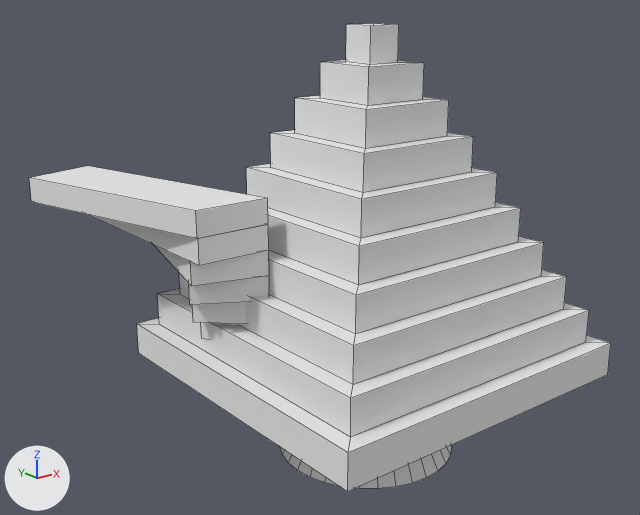
An edit to the OBJ model app/content/primitives/pyramid.obj, drawn before and after from the same camera.
Before and after are seen from a 50 mm camera at (-9.33, -10.38, 6.25) aimed at (-0.55, 0.59, 1.86). The lights are fixed; the arrows at lower left show +X, +Y and +Z. Mesh edges are drawn as thin lines. Where no turn or scale is listed for an object, it has been applied to the vertices.

Names of what the first picture shows: 'Cone.001', 'Cube.001_Cube.002', 'Pyramid.001'.
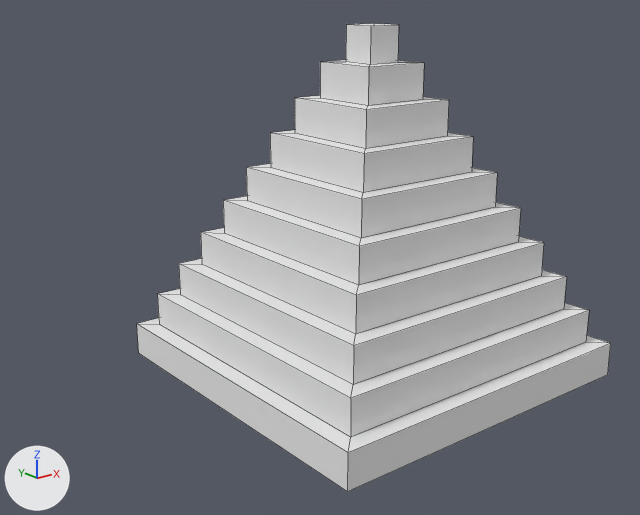
Changed parts and their boxes [x1, y1, x2, y2] in the pictures (640 x 515 px):
'Cube.001_Cube.002', deleted: before [29, 166, 269, 339]
'Cone.001', deleted: before [280, 445, 451, 489]

Edits to the bpy script that builds the scene:
```text
Remove ob_cone_001:
    ob_cone_001 = bpy.data.objects.new('Cone.001', me_cone_001)
    ob_cone_001.location = (0.0, 0.0, 0.0)
Remove ob_cube_001_cube_002:
    ob_cube_001_cube_002 = bpy.data.objects.new('Cube.001_Cube.002', me_cube_001_cube_002)
    ob_cube_001_cube_002.location = (0.0, 0.0, 0.0)
```
